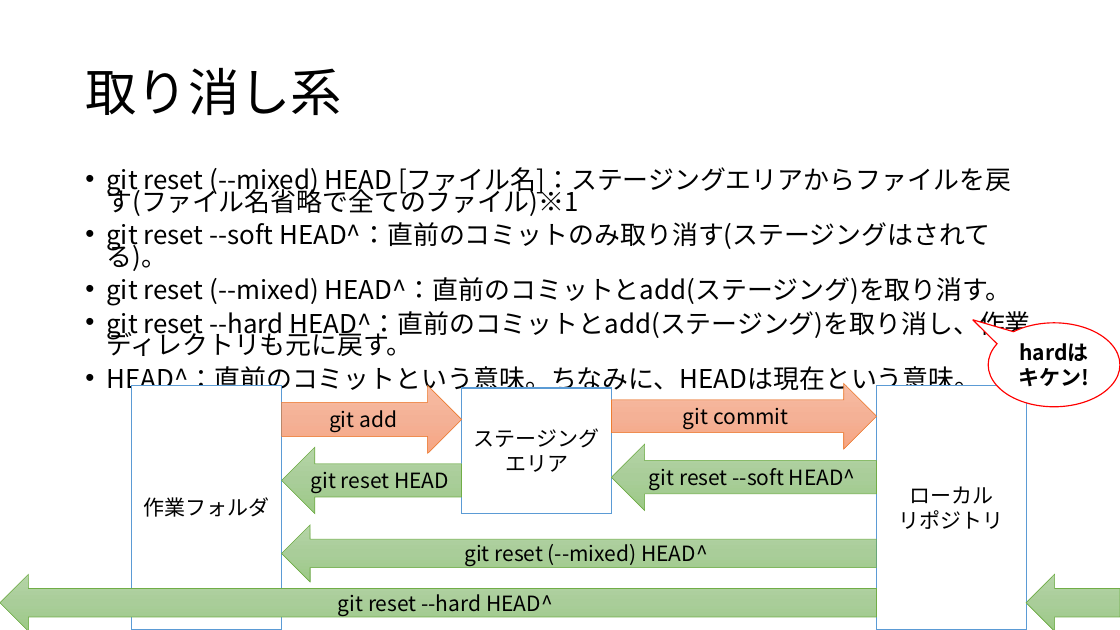
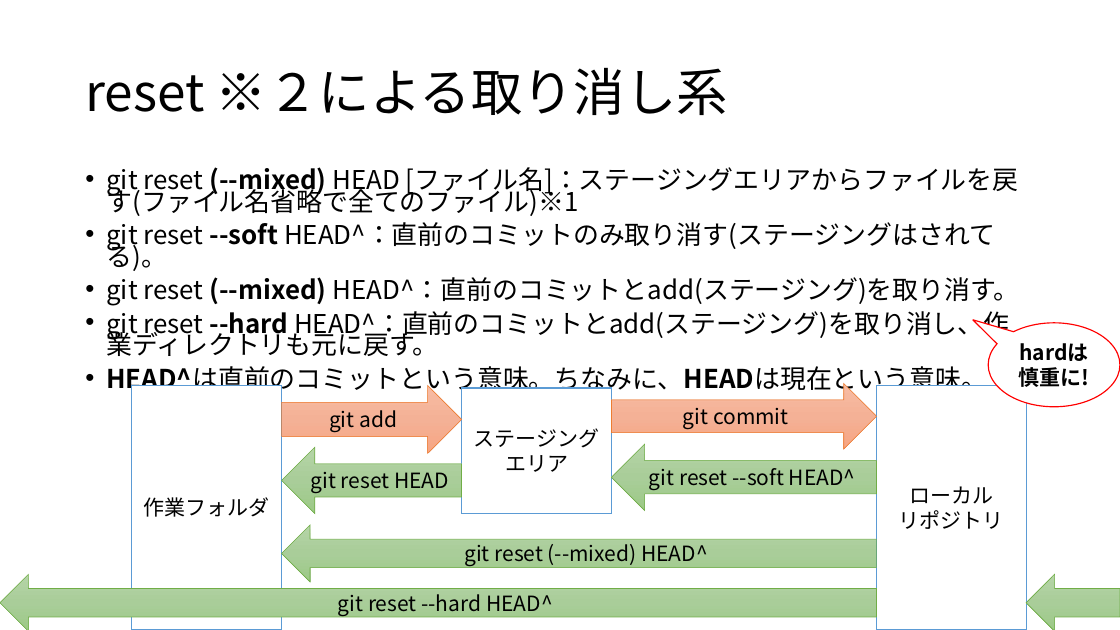
Before and after one commit to maru0519/git-edu, a slide deck: slide 22 of siryou.pptx. Drawn at 1120x630 pixels with LibreOffice and Linux fonts; fonts in the diff are those of the drawing. Boxes give left, top, right and bottom in pixels: in the first picture for what was removed or moved away, otherwise in the second. Text is boxed around its words. In the diff, an @@ line names an element or a change of style, - is before the commit and + after.

```diff
--- a/siryou.pptx
+++ b/siryou.pptx
@@ title at box(85, 67, 728, 115): text changed @@
-取り消し系
+reset ※２による取り消し系
@@ text at box(106, 167, 1020, 356): bold on in "(--mixed)", "--soft", "(--mixed)", "--hard" @@
@@ text in speech bubble at box(988, 323, 1120, 407): text changed @@
-hardはキケン!
+hardは慎重に!
@@ text at box(106, 366, 987, 394): text changed @@
-• HEAD^：直前のコミットという意味。ちなみに、HEADは現在という意味。
+• HEAD^は直前のコミットという意味。ちなみに、HEADは現在という意味。
```
Also in this commit, not shown: 17 other slides changed, 35 slides added, 4 slides removed.
